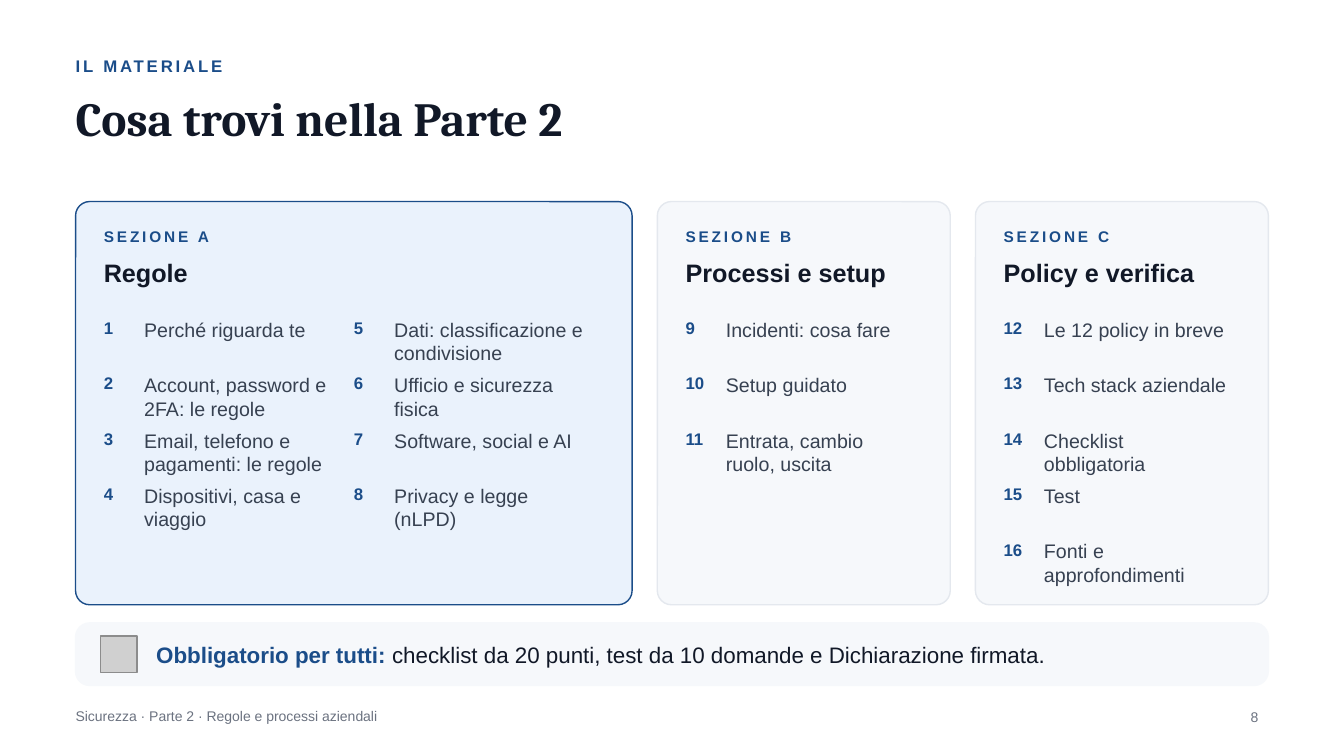
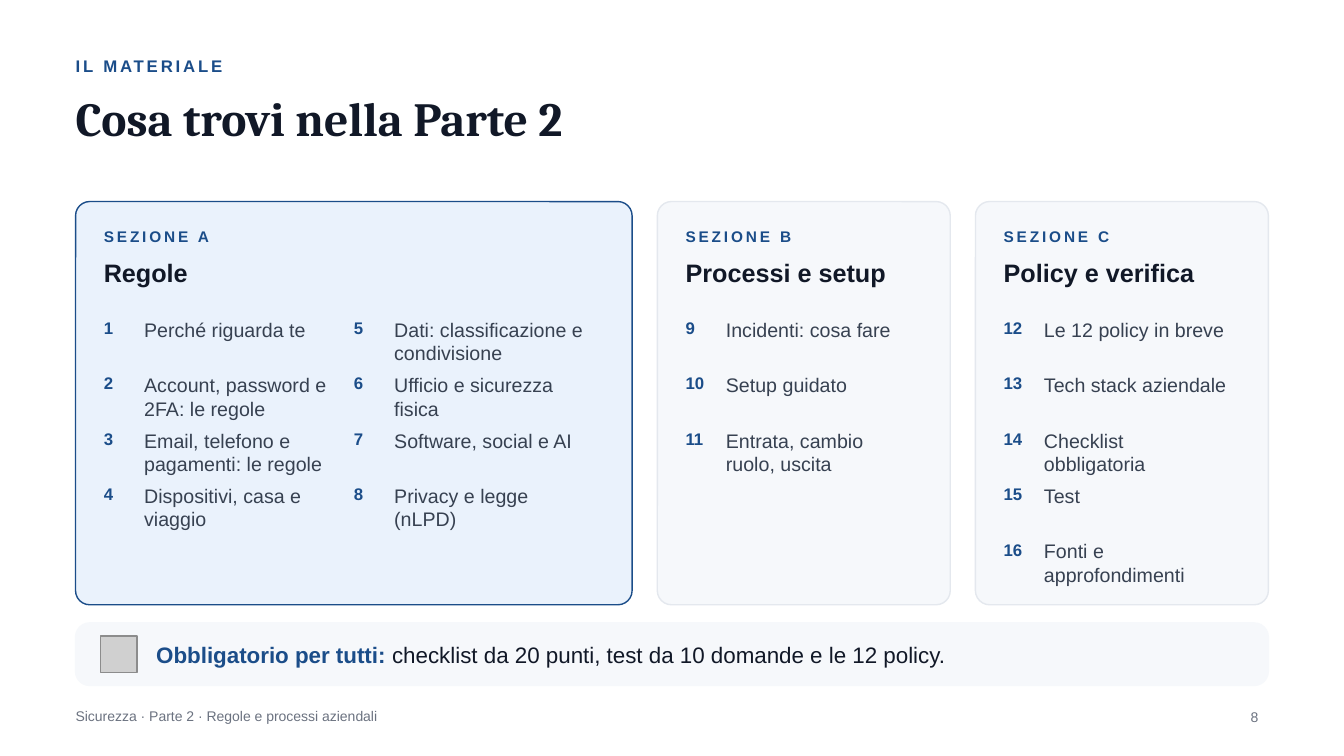
Before and after one commit to Mr-Hodler/IT-Security-AI-CrossCompany, a slide deck: slide 8 of Sicurezza Parte 2, Presentazione.pptx. Drawn at 1344x756 pixels with LibreOffice and Linux fonts; fonts in the diff are those of the drawing; grey boxes stand for pictures. Boxes give left, top, right and bottom in pixels: in the first picture for what was removed or moved away, otherwise in the second. Text is boxed around its words. In the diff, an @@ line names an element or a change of style, - is before the commit and + after.

Commit message:
v1.7: 20 nuovi punti da confronto PSP, nessun riferimento alla dichiarazione

```diff
--- a/Sicurezza Parte 2, Presentazione.pptx
+++ b/Sicurezza Parte 2, Presentazione.pptx
@@ text at (156,646,945,668): text changed @@
-Obbligatorio per tutti: checklist da 20 punti, test da 10 domande e Dichiarazione firmata.
+Obbligatorio per tutti: checklist da 20 punti, test da 10 domande e le 12 policy.
```
Also in this commit, not shown: 1 other slide changed, 5 other files.
